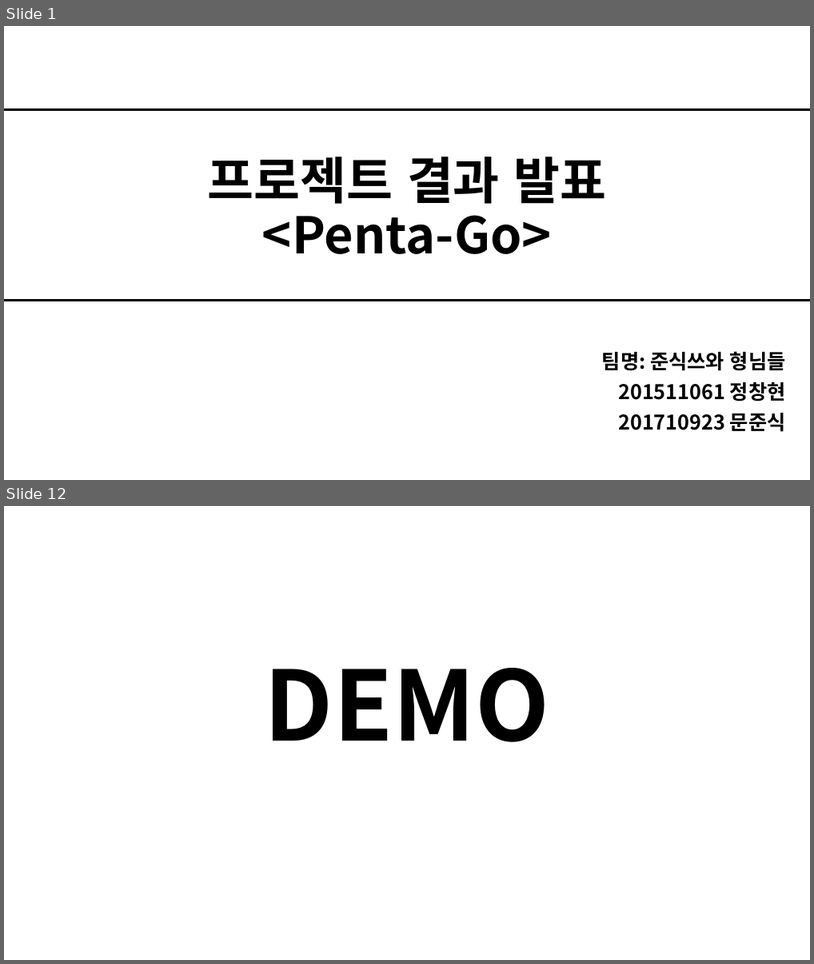
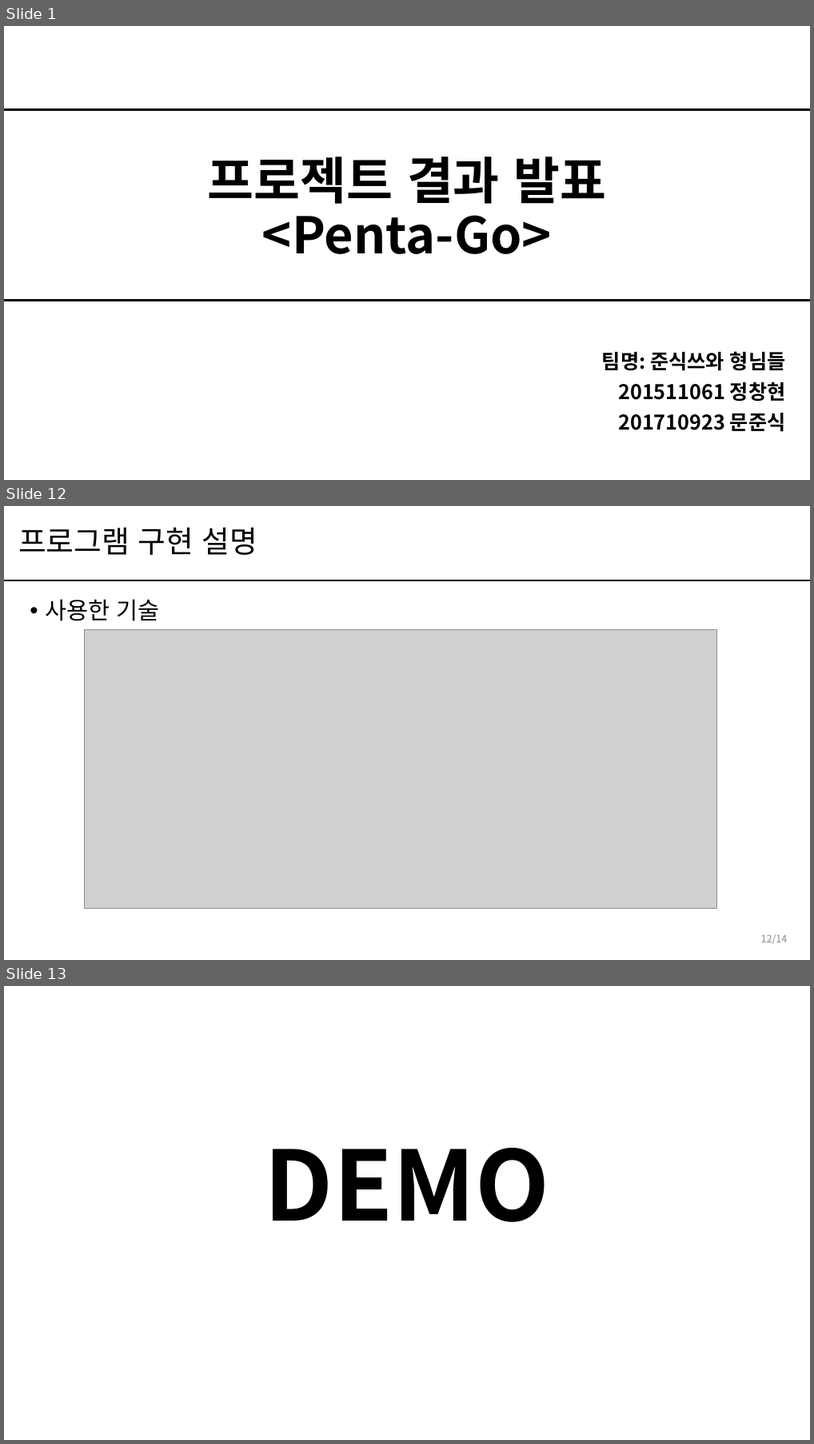
Before and after one commit to ckdgus0505/Penta-Go, a slide deck: 문서산출물/발표자료/[PG]프로젝트발표자료_준식쓰와형님들.pptx. Shown one above the other, each under a label of ours: slides 1 and 12 before the commit, slides 1, 12 and 13 after it; the slides between them are not shown. The pictures are 814x964 and 814x1444 pixels, drawn with LibreOffice and Linux fonts; fonts in the diff are those of the drawing; grey boxes stand for pictures. Boxes give left, top, right and bottom in pixels: in the first picture for what was removed or moved away, otherwise in the second. Text is boxed around its words. In the diff, an @@ line names an element or a change of style, - is before the commit and + after.

Commit message:
계획서 주요 일정 수정 및 발표자료 사용 기술 페이지 추가

```diff
--- a/문서산출물/발표자료/[PG]프로젝트발표자료_준식쓰와형님들.pptx
+++ b/문서산출물/발표자료/[PG]프로젝트발표자료_준식쓰와형님들.pptx
@@ slide 12 added at [4, 506, 810, 960], background #FFFFFF @@
@@ title added at [18, 527, 258, 555], 36 pt, text #000000 @@
+프로그램 구현 설명
@@ line added from (4, 580) to (810, 580), #000000 2.25 pt @@
@@ text added at [45, 599, 160, 621], 28 pt, text #000000 @@
+• 사용한 기술
@@ picture added at [85, 630, 718, 908] @@
@@ page number added at [762, 934, 788, 944], 12 pt, text #8C8C8C @@
+12/14
@@ what was slide 12 is now slide 13 @@
```
Also in this commit, not shown: 10 slides changed, 3 other files.
